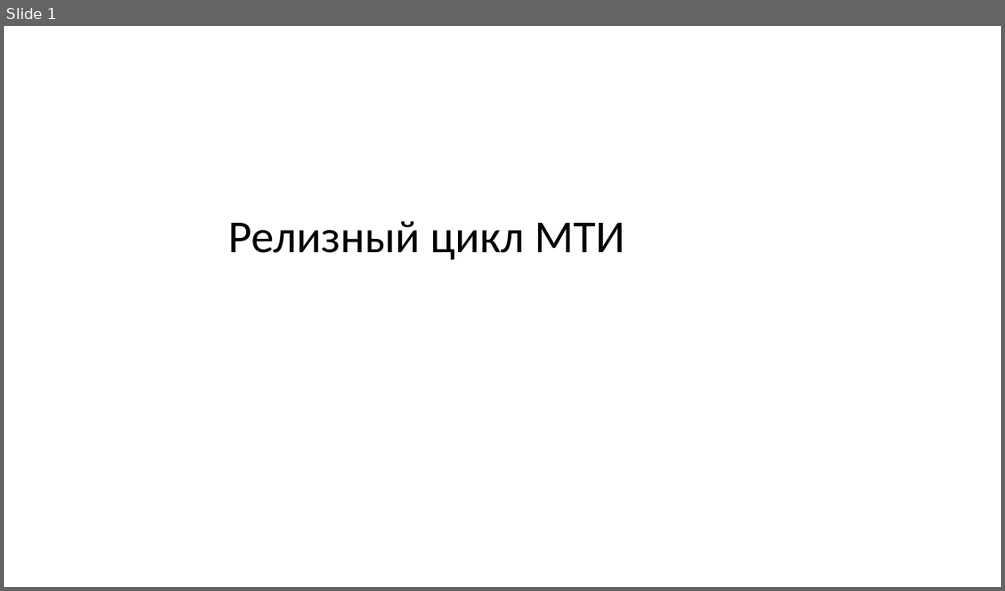
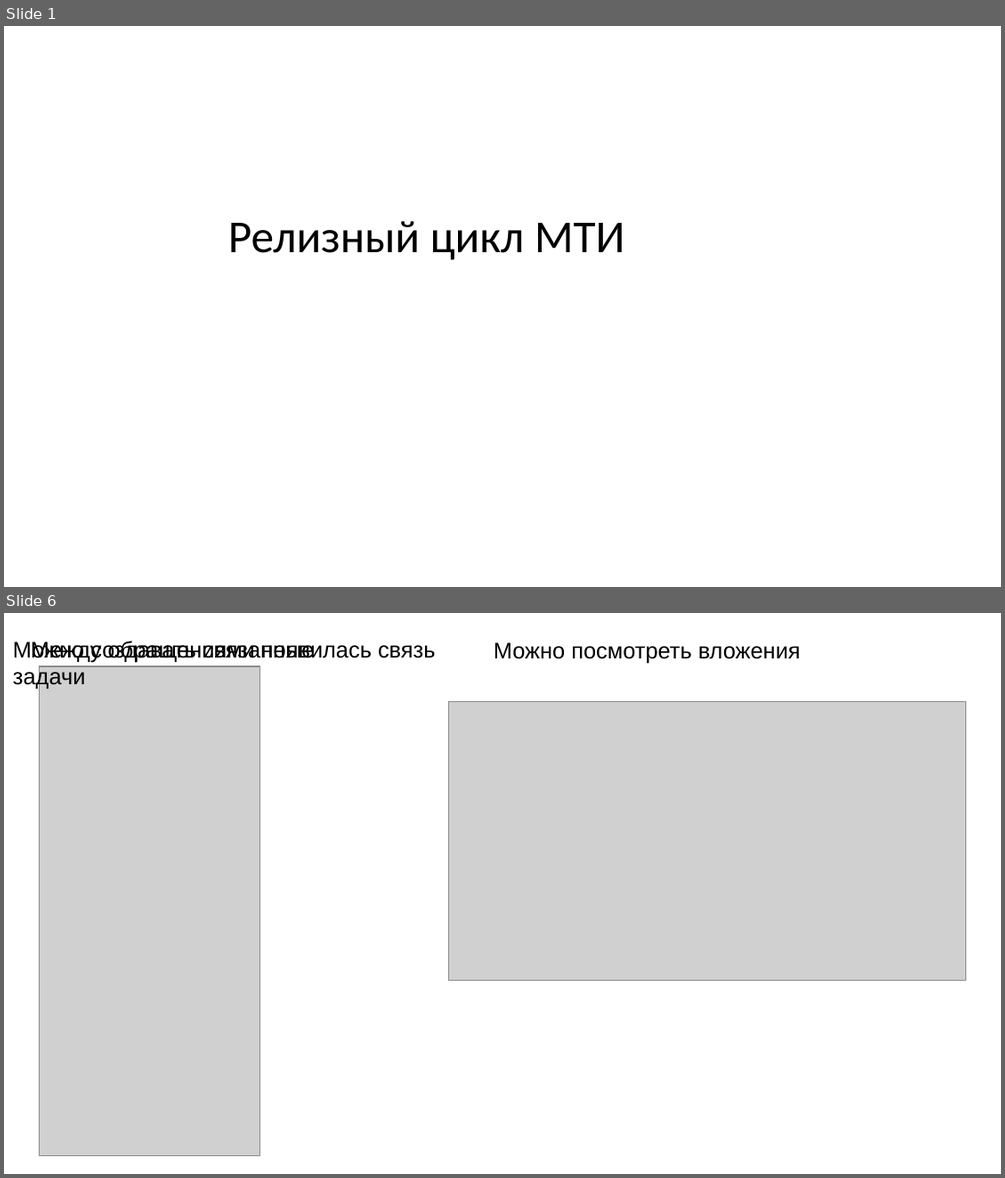
Before and after one commit to akharkov88/Project_Efim_new, a slide deck: Презентация с релизами.pptx. Shown one above the other, each under a label of ours: slide 1 before the commit, slides 1 and 6 after it; the slides between them are not shown. The pictures are 1005x591 and 1005x1178 pixels, drawn with LibreOffice and Linux fonts; fonts in the diff are those of the drawing; grey boxes stand for pictures. Boxes give left, top, right and bottom in pixels: in the first picture for what was removed or moved away, otherwise in the second. Text is boxed around its words. In the diff, an @@ line names an element or a change of style, - is before the commit and + after.

```diff
--- a/Презентация с релизами.pptx
+++ b/Презентация с релизами.pptx
@@ slide 6 added at <box>4,613,1001,1174</box>, background #FFFFFF @@
@@ text added at <box>13,641,315,690</box>, 18 pt, text #000000 @@
+Можно создавать связанные задачи
@@ text added at <box>31,641,435,662</box>, 18 pt, text #000000 @@
+Между обращениями появилась связь
@@ text added at <box>494,642,801,664</box>, 18 pt, text #000000 @@
+Можно посмотреть вложения
@@ picture added at <box>40,666,260,1156</box> @@
@@ picture added at <box>449,702,966,980</box> @@
```
Also in this commit, not shown: 2 slides changed, 6 other slides added, 7 other files.
